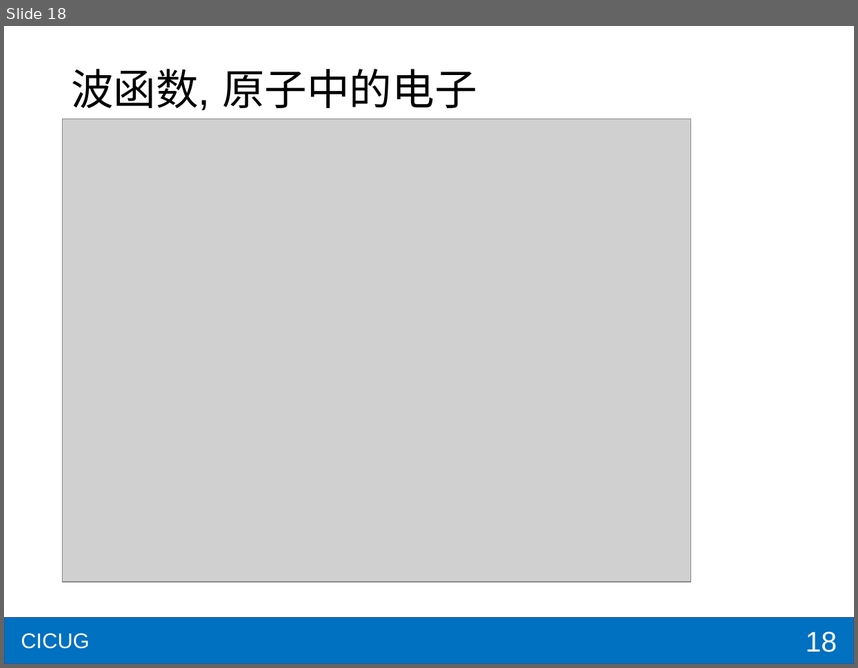
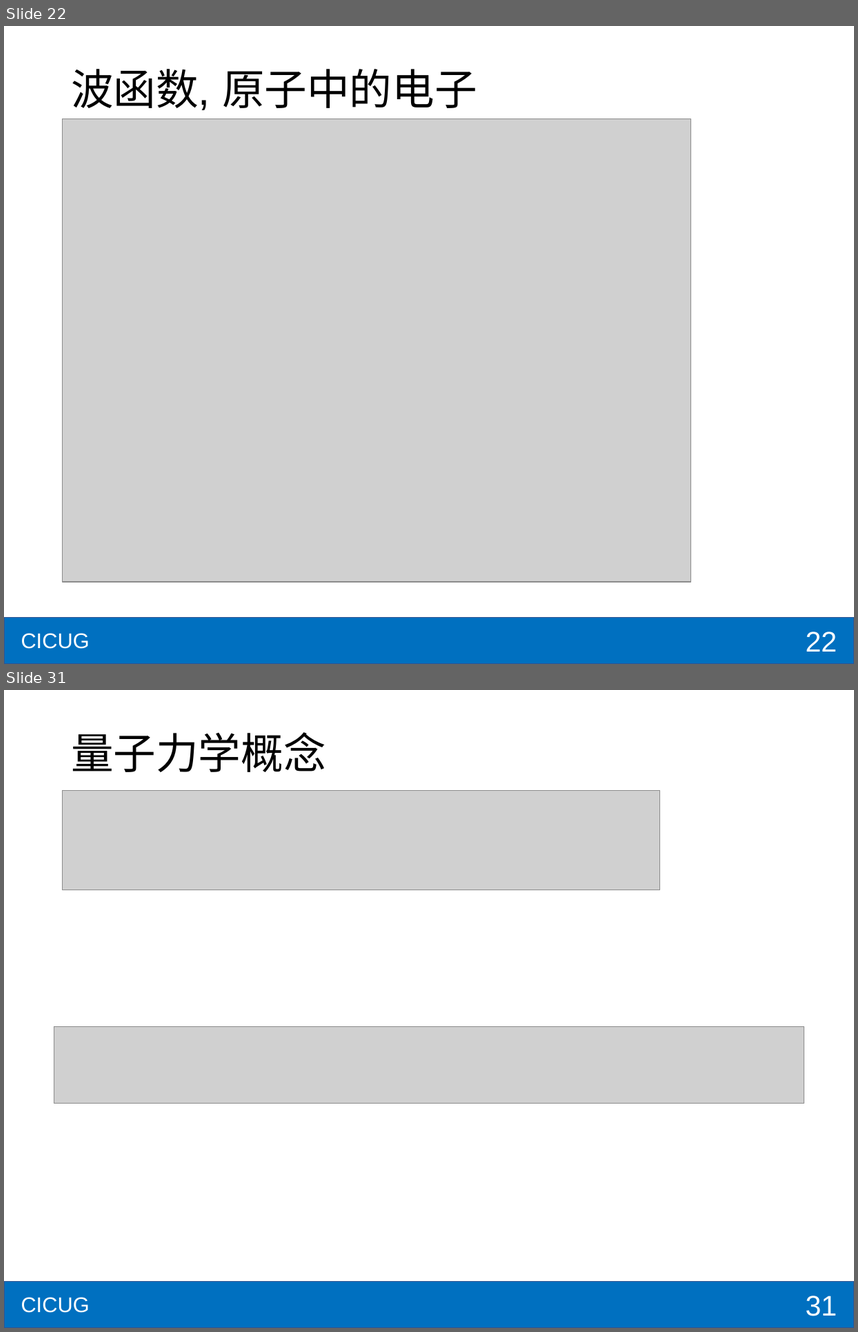
Before and after one commit to shzaiz/dx-public, a slide deck: notes/notes/大物/复习2/revpart2.pptx. Shown one above the other, each under a label of ours: slide 18 before the commit, slides 22 and 31 after it; the slides between them are not shown. The pictures are 858x668 and 858x1332 pixels, drawn with LibreOffice and Linux fonts; fonts in the diff are those of the drawing; grey boxes stand for pictures. Boxes give left, top, right and bottom in pixels: in the first picture for what was removed or moved away, otherwise in the second. Text is boxed around its words. In the diff, an @@ line names an element or a change of style, - is before the commit and + after.

```diff
--- a/notes/notes/大物/复习2/revpart2.pptx
+++ b/notes/notes/大物/复习2/revpart2.pptx
@@ slide 31 added at [4, 690, 854, 1328], background #FFFFFF; not listed: 2 template elements that a slide beside it also shows @@
@@ title added at [71, 732, 326, 772], 36 pt, text #000000 @@
+量子力学概念
@@ picture added at [63, 790, 660, 890] @@
@@ picture added at [54, 1027, 805, 1103] @@
@@ page number added at [806, 1295, 838, 1316], 24 pt, text #FFFFFF @@
+31
@@ what was slide 18 is now slide 22 @@
@@ page number at [806, 631, 838, 651]: text changed @@
-18
+22
```
Also in this commit, not shown: 1 slide changed, 13 other slides added, 1 slide removed, 6 other files.
